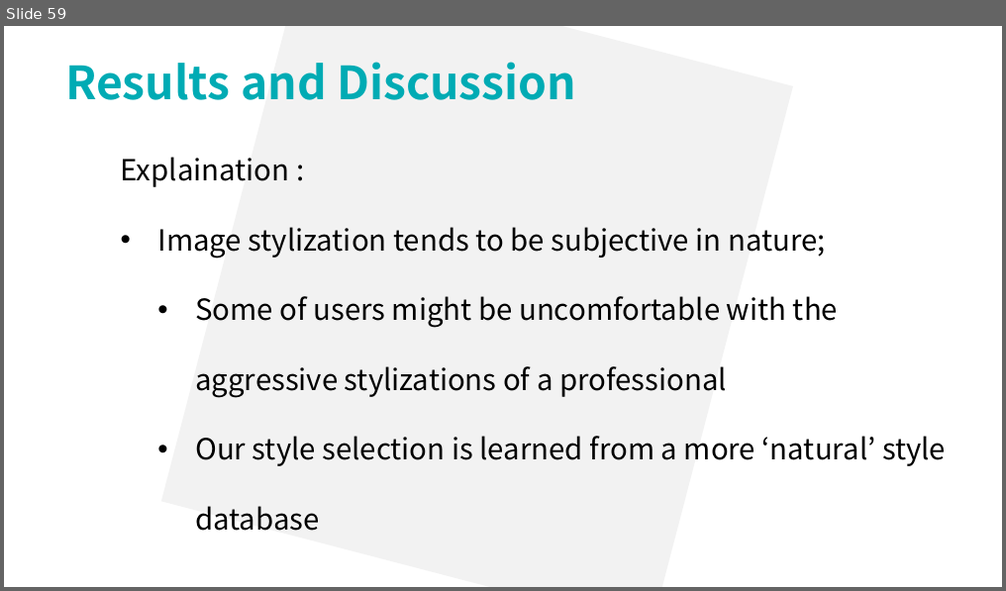
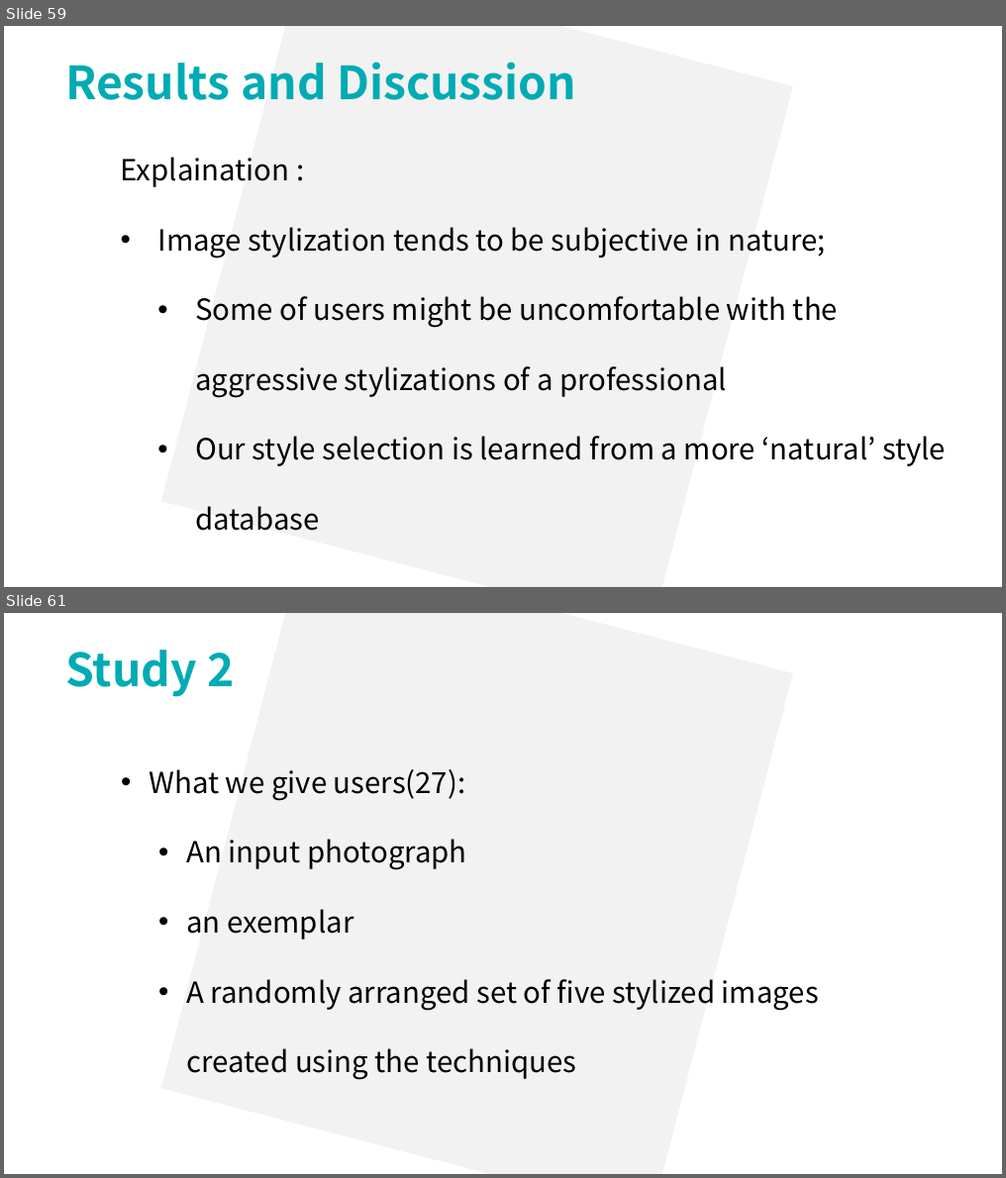
Before and after one commit to lsyoath/sheepy, a slide deck: ComputerVision.pptx. Shown one above the other, each under a label of ours: slide 59 before the commit, slides 59 and 61 after it; the slides between them are not shown. The pictures are 1006x591 and 1006x1178 pixels, drawn with LibreOffice and Linux fonts; fonts in the diff are those of the drawing. Boxes give left, top, right and bottom in pixels: in the first picture for what was removed or moved away, otherwise in the second. Text is boxed around its words. In the diff, an @@ line names an element or a change of style, - is before the commit and + after.

```diff
--- a/ComputerVision.pptx
+++ b/ComputerVision.pptx
@@ slide 61 added at box(4, 613, 1002, 1174), background #FFFFFF @@
@@ rectangle added at box(161, 613, 793, 1174), fill #F2F2F2 @@
@@ text added at box(65, 650, 234, 697), 44 pt, text #00ABB4, bold @@
+Study 2
@@ text added at box(150, 769, 819, 1080), 28 pt, text #000000 @@
+  • What we give users(27):
+    • An input photograph
+    • an exemplar
+    • A randomly arranged set of five stylized images created using the techniques
```
Also in this commit, not shown: 2 slides changed, 6 other slides added.
